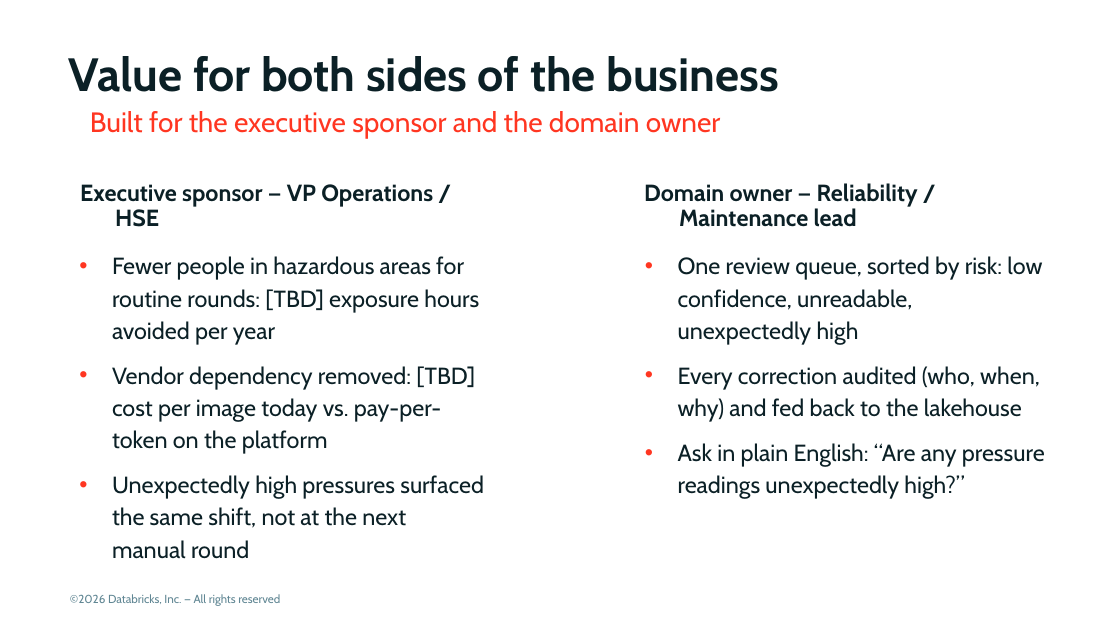
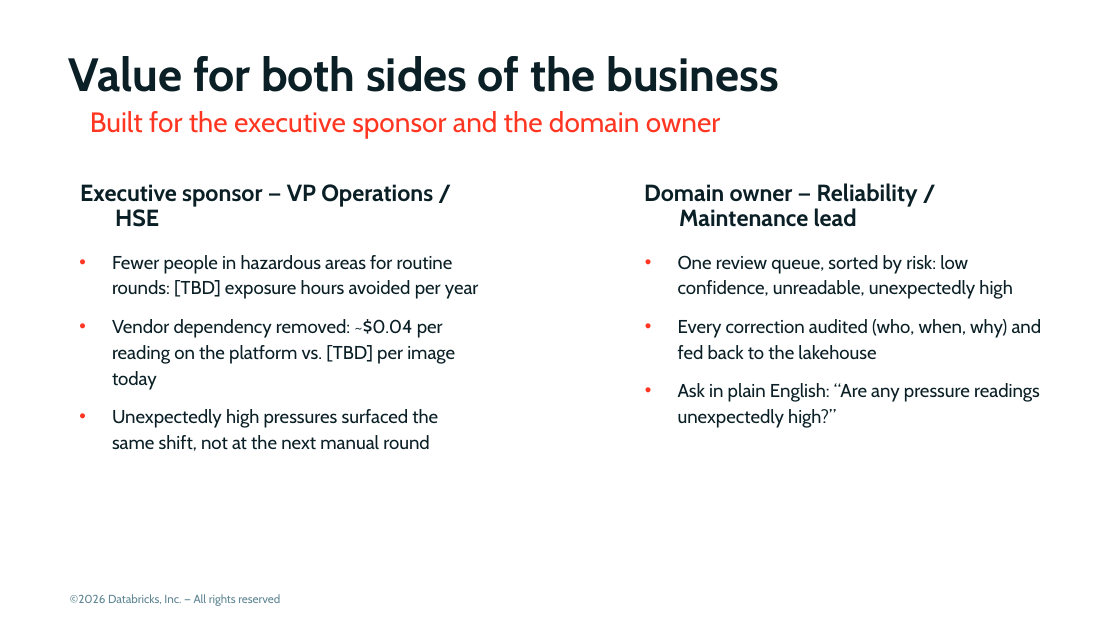
Before and after one commit to admitrewski/pressure-gauge-reader, a slide deck: slide 7 of deck/pressure-gauge-reader.pptx (slide 4 before the commit). Drawn at 1120x630 pixels with LibreOffice and Linux fonts; fonts in the diff are those of the drawing; background and template pictures are left out. Boxes give left, top, right and bottom in pixels: in the first picture for what was removed or moved away, otherwise in the second. Text is boxed around its words. In the diff, an @@ line names an element or a change of style, - is before the commit and + after.

Commit message:
Deck: business context (problem, operator patterns, why now) and measured KPIs
Adds three slides before the solution: why Northbay needs this (analog gauges,
photos are not readings, cost of late readings; ETH Zurich ICRA 2024, Siemens
2024), what we hear from energy operators (anonymised patterns -> answers) and
why now. Outcome cards now use measured build numbers; demo adds the AI model
& usage step; Northbay Energy branding throughout.

```diff
--- a/deck/pressure-gauge-reader.pptx
+++ b/deck/pressure-gauge-reader.pptx
@@ text at (x1=112, y1=255, x2=479, y2=451): size 20 to 16 pt in "Fewer people in hazardous areas for routine ...", "Unexpectedly high pressures surfaced the same shift, ..." @@
@@ text "One review queue, sorted by ..." at (x1=678, y1=255, x2=1042, y2=428): size 20 to 16 pt @@
@@ text at (x1=112, y1=319, x2=455, y2=390): text changed; size 20 to 16 pt @@
-• Vendor dependency removed: [TBD] cost per image today vs. pay-per-token on the platform
+• Vendor dependency removed: ~$0.04 per reading on the platform vs. [TBD] per image today
```
Also in this commit, not shown: 5 other slides changed, 3 slides added, 2 other files.
